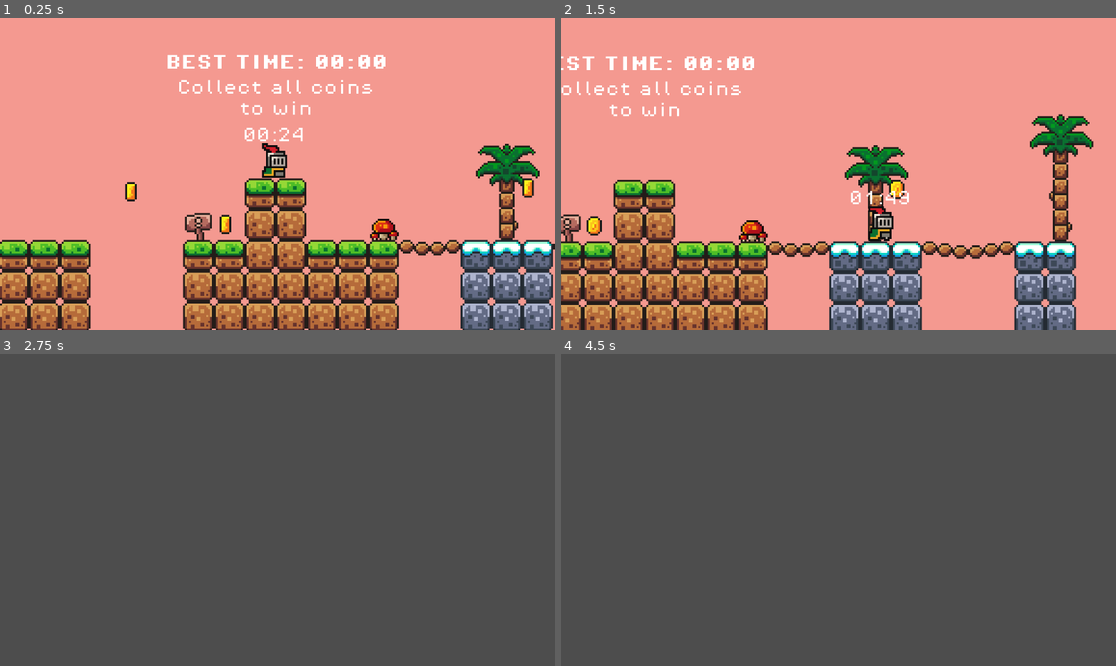
Above: before the commit, frames 1-4 (two rows, left to right).
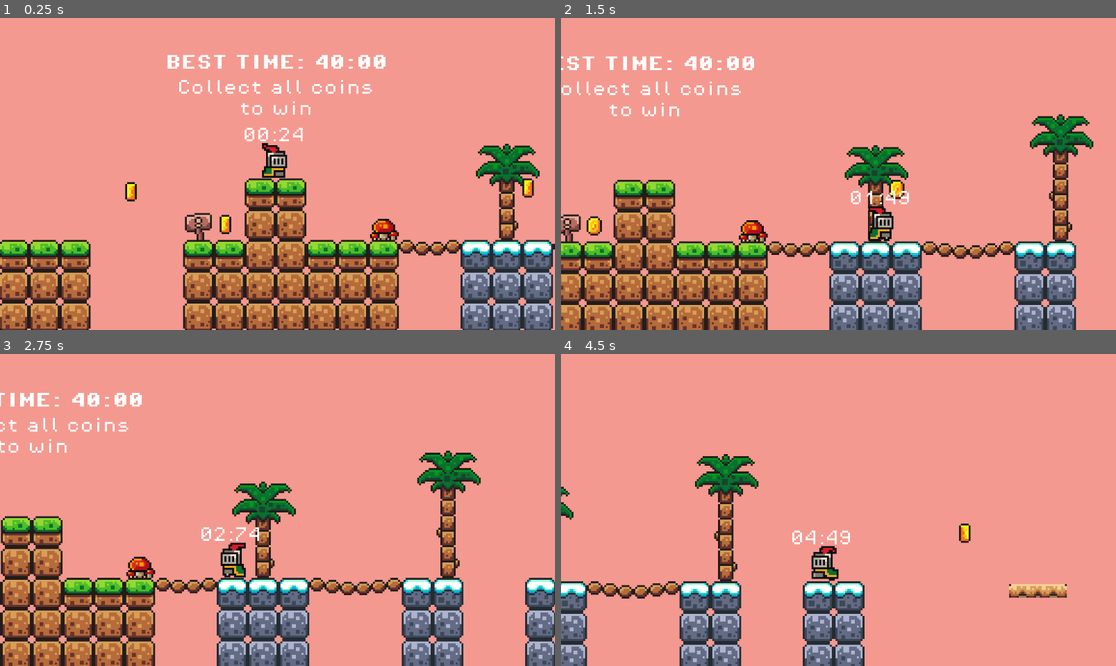
Above: after the commit, the same moments.

Repository: Rebne/first_game_brackeys
Game: Godot game, scene res://scenes/game.tscn
The game is run twice, just before and just after one commit, with the same random seed, the same clock (stepped at 60 frames per second) and the same inputs.
Inputs:
- Up to frame 1 (0.25 s): no input
- Up to frame 2 (1.5 s): hold D (move_right) from 0.53 s (still down); tap W (jump) at 0.77 s
- Up to frame 3 (2.75 s): tap W (jump) at 1.52 s; release D (move_right) at 2.03 s; hold A (move_left) from 2.03 s (still down)
- Up to frame 4 (4.5 s): release A (move_left) at 2.78 s; hold D (move_right) 2.78-4.28 s; tap W (jump) at 3.02, 3.77 s; hold A (move_left) from 4.28 s (still down)

The runs differ from the first frame. In frame 1, less than 0.1% of the frame differs, in the area x 56-60%, y 11-17%; in frame 2, less than 0.1%; in frame 3, 98%; in frame 4, 99%, in the area x 0-100%, y 0-100%.
Error before the commit: Attempt to call function 'get_float' in base 'null instance' on a null instance. (res://scripts/gamemanager.gd:34)

Commit message:
Fixed R/W file, made platform faster

Diff:
--- a/scenes/game.tscn
+++ b/scenes/game.tscn
@@ -431,7 +431,7 @@
 
 [sub_resource type="Animation" id="Animation_k7cul"]
 resource_name = "move"
-length = 1.5
+length = 0.9
 loop_mode = 2
 tracks/0/type = "value"
 tracks/0/imported = false
@@ -440,7 +440,7 @@
 tracks/0/interp = 1
 tracks/0/loop_wrap = true
 tracks/0/keys = {
-"times": PackedFloat32Array(0, 1.5),
+"times": PackedFloat32Array(0, 0.9),
 "transitions": PackedFloat32Array(1, 1),
 "update": 0,
 "values": [Vector2(301, 37), Vector2(381, 37)]
@@ -539,7 +539,7 @@
 position = Vector2(340, 7)
 
 [node name="Coin4" parent="Coins" instance=ExtResource("4_wsbcw")]
-position = Vector2(664, 25)
+position = Vector2(664, 5)
 
 [node name="Coin5" parent="Coins" instance=ExtResource("4_wsbcw")]
 position = Vector2(-75, 7)
@@ -548,7 +548,7 @@
 position = Vector2(-235, 7)
 
 [node name="Coin7" parent="Coins" instance=ExtResource("4_wsbcw")]
-position = Vector2(-600, 8)
+position = Vector2(-601, -10)
 
 [node name="Platforms" type="Node" parent="."]
 
@@ -602,5 +602,6 @@
 [connection signal="gameEnded" from="GameManager" to="Player" method="_on_game_manager_game_ended"]
 [connection signal="gameEnded" from="GameManager" to="Player/Stopwatch" method="_on_game_manager_game_ended"]
 [connection signal="gameEnded" from="GameManager" to="Killzone" method="_on_game_manager_game_ended"]
+[connection signal="gameEnded" from="GameManager" to="GameManager" method="_on_game_ended"]
 [connection signal="timeout" from="Text/Tip/Timer" to="Text/Tip" method="_on_timer_timeout"]
 [connection signal="timeout" from="RestartTimer" to="RestartTimer" method="_on_timeout"]
--- a/scenes/platform.tscn
+++ b/scenes/platform.tscn
@@ -10,7 +10,7 @@
 [node name="Sprite2D" type="Sprite2D" parent="."]
 texture = ExtResource("1_uycdr")
 region_enabled = true
-region_rect = Rect2(17, 0, 30, 8)
+region_rect = Rect2(17, 17, 30, 7)
 
 [node name="CollisionShape2D" type="CollisionShape2D" parent="."]
 shape = SubResource("RectangleShape2D_w61y6")
--- a/scripts/gamemanager.gd
+++ b/scripts/gamemanager.gd
@@ -4,25 +4,21 @@
 var high_score: float
 var save_path: String = "user://high_scores.txt"
 
-var score: int = 6
+var score: int = 0
 @onready var stopwatch = $"../Player/Stopwatch"
 
 signal gameEnded
 
-func _init():
+func _ready():
 	high_score = load_high_score()
 
 func _process(_delta):
 	if score == 7:
 		gameEnded.emit()
 		score += 1
-		if stopwatch.time < high_score:
-			high_score = stopwatch.time
-			save_high_score(high_score)
 
 func add_point():
 	score += 1
-	print(score)
 
 func save_high_score(high_score_value: float):
 	var file = FileAccess.open(save_path,FileAccess.WRITE)
@@ -31,4 +27,11 @@
 
 func load_high_score():
 	var file = FileAccess.open(save_path, FileAccess.READ)
+	if !FileAccess.file_exists(save_path):
+		return 1000.0
 	return file.get_float()
+
+func _on_game_ended():
+	if stopwatch.time < high_score:
+		high_score = stopwatch.time
+		save_high_score(high_score)
--- a/scripts/killzone.gd
+++ b/scripts/killzone.gd
@@ -3,7 +3,6 @@
 @onready var timer = $Timer
 
 func _on_body_entered(body):
-	print("You died")
 	Engine.time_scale = 0.5
 	body.get_node("CollisionShape2D").queue_free()
 	timer.start()
--- a/scripts/player.gd
+++ b/scripts/player.gd
@@ -44,4 +44,4 @@
 
 func _on_game_manager_game_ended():
 	gravity *= -1
-	player.position.y += 3
+	player.position.y -= 1
